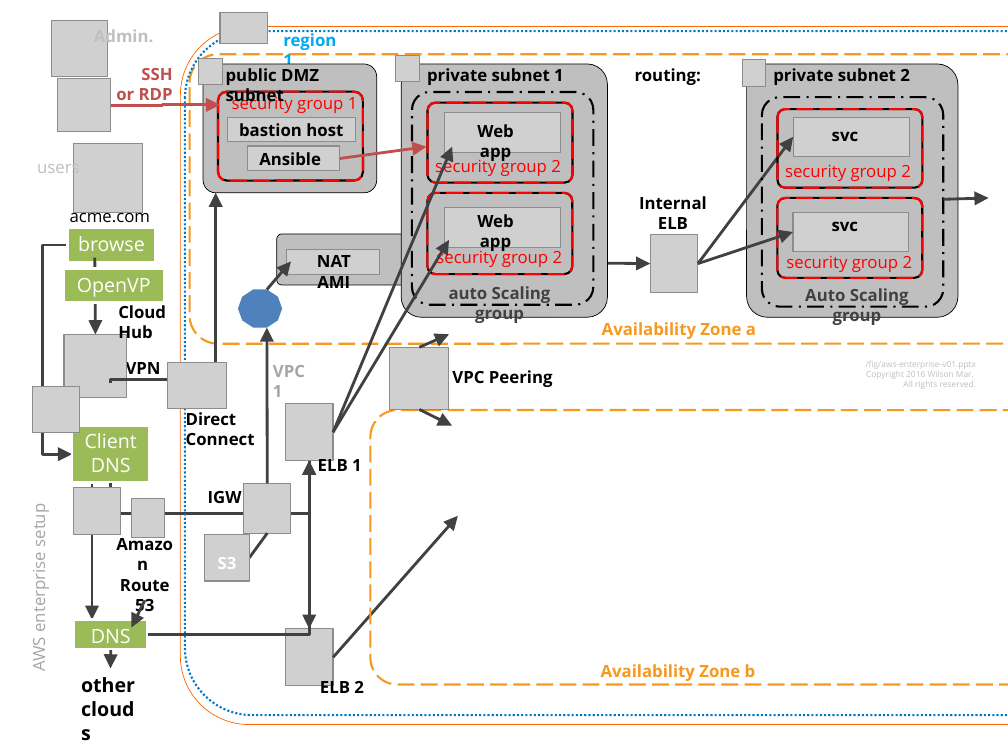
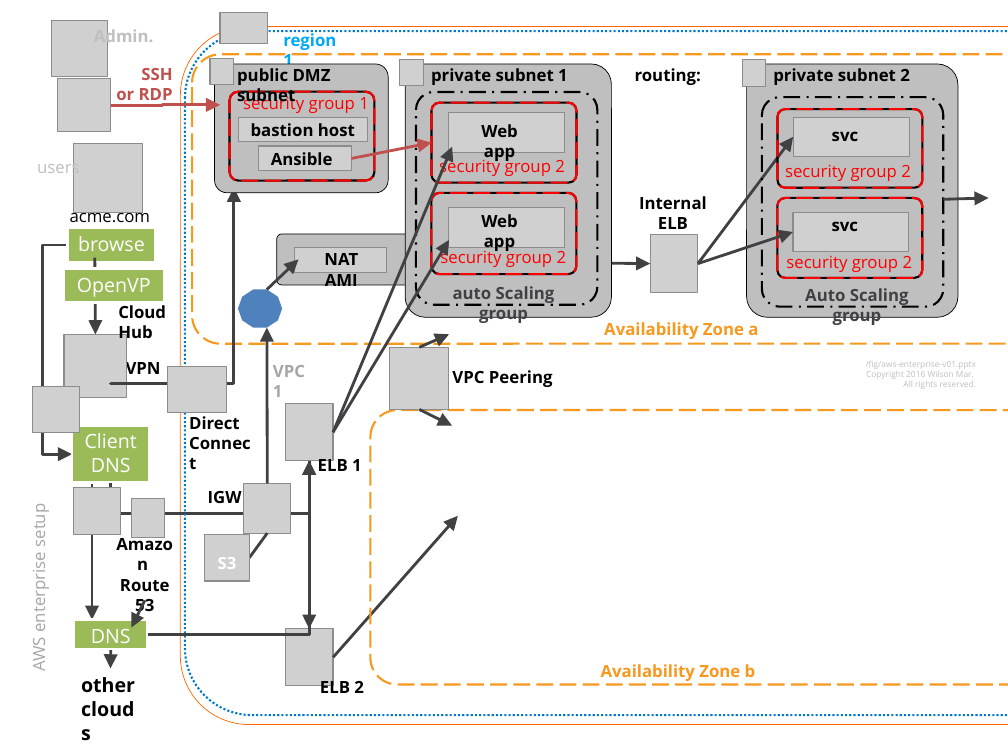
Before and after one commit to rkuma183/wilsonmar.github.io, a slide deck: slide 1 of fig/aws-enterprise-v02.pptx. Drawn at 1008x756 pixels with LibreOffice and Linux fonts; fonts in the diff are those of the drawing; grey boxes stand for pictures. Boxes give left, top, right and bottom in pixels: in the first picture for what was removed or moved away, otherwise in the second. Text is boxed around its words. In the diff, an @@ line names an element or a change of style, - is before the commit and + after.

```diff
--- a/fig/aws-enterprise-v02.pptx
+++ b/fig/aws-enterprise-v02.pptx
@@ picture: place and size @@
-picture at <box>395,55,419,82</box>
+picture at <box>399,59,423,86</box>
@@ 4 pictures, 4 texts, 3 rounded rectangles: place and size @@
-4 pictures, 4 texts, 3 rounded rectangles at <box>199,58,379,274</box>
+4 pictures, 4 texts, 3 rounded rectangles at <box>210,58,388,272</box>
@@ arrow moved from (340, 158) - (426, 147) to (352, 158) - (431, 143) @@
@@ elbow arrow moved from (111, 383) - (216, 193) to (111, 383) - (234, 187) @@
@@ 7 texts, 6 rounded rectangles, 2 pictures: place and size @@
-7 texts, 6 rounded rectangles, 2 pictures at <box>317,64,608,325</box>
+7 texts, 6 rounded rectangles, 2 pictures at <box>324,64,612,325</box>
@@ arrow moved from (267, 289) - (291, 261) to (267, 289) - (298, 259) @@
@@ picture: place and size @@
-picture at <box>167,362,226,408</box>
+picture at <box>167,366,226,412</box>
@@ text "Direct Connect" rewrapped from <box>186,412,255,445</box> to <box>189,416,240,429</box> @@
```
Also in this commit, not shown: 12 other files.
